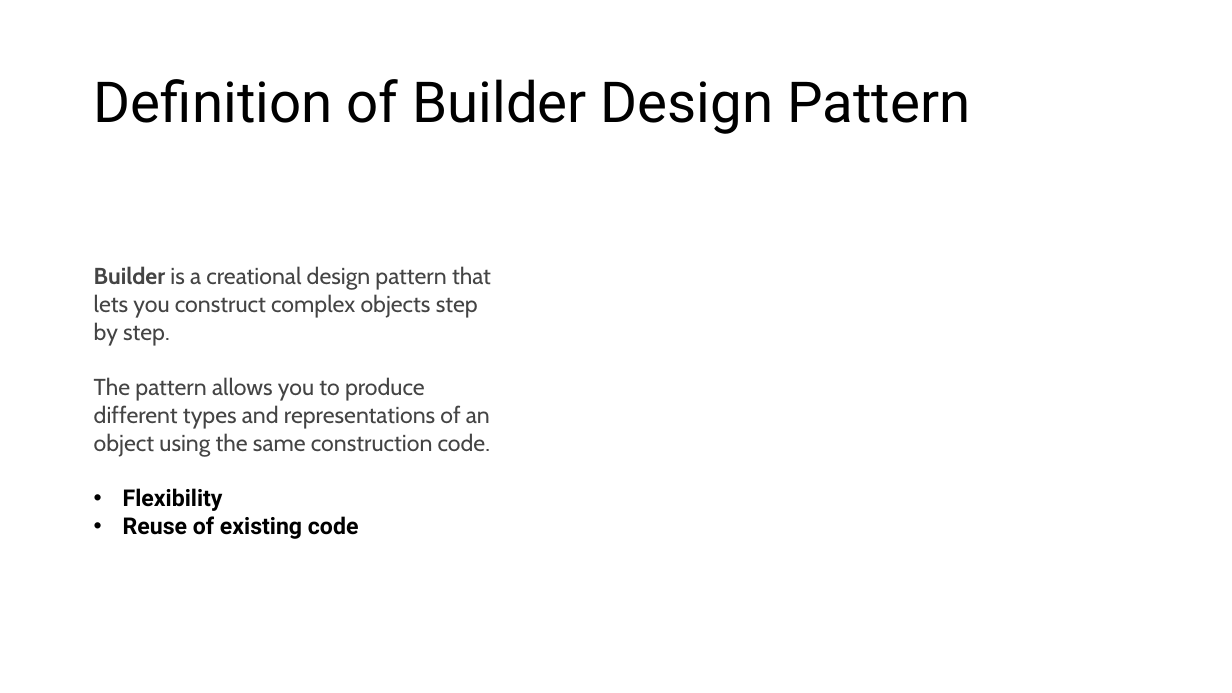
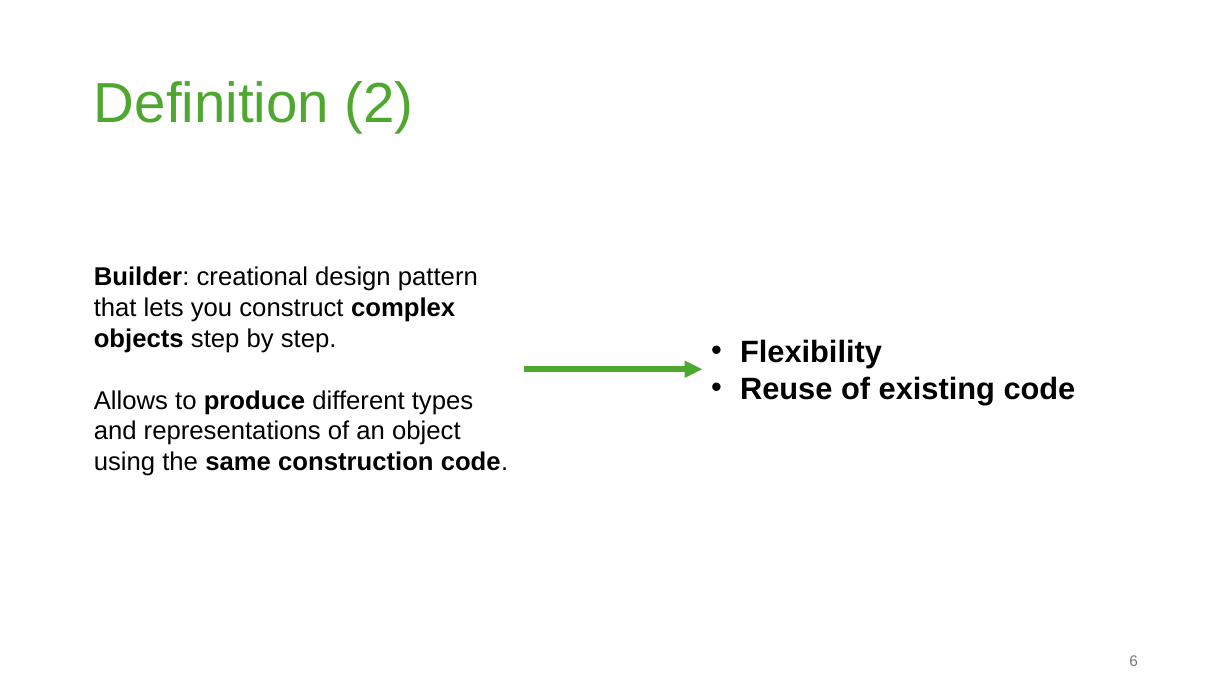
Before and after one commit to yudharisandy/Bootcamp-Formulatrix-CSharp, a slide deck: slide 6 of Day 20/Design Pattern Project/[Yudha] Design Pattern Project.pptx. Drawn at 1232x693 pixels with LibreOffice and Linux fonts; fonts in the diff are those of the drawing. Boxes give left, top, right and bottom in pixels: in the first picture for what was removed or moved away, otherwise in the second. Text is boxed around its words. In the diff, an @@ line names an element or a change of style, - is before the commit and + after.

Commit message:
doc: add design pattern

```diff
--- a/Day 20/Design Pattern Project/[Yudha] Design Pattern Project.pptx
+++ b/Day 20/Design Pattern Project/[Yudha] Design Pattern Project.pptx
@@ title at <box>94,81,414,132</box>: text changed; font Roboto to Arial; text colour #000000 to #4EA72E @@
-Definition of Builder Design Pattern
+Definition (2)
@@ text at <box>94,266,508,476</box>: text changed; size 18 to 20 pt; font Cabin to Arial; text colour #444444 to #000000 @@
-Builder is a creational design pattern that lets you construct complex objects step by step.
-The pattern allows you to produce different types and representations of an object using the same construction code.
-• Flexibility
-• Reuse of existing code
+Builder: creational design pattern that lets you construct complex objects step by step.
+Allows to produce different types and representations of an object using the same construction code.
@@ text added at <box>740,339,1076,405</box>, 24 pt, text #000000, bold @@
+• Flexibility
+• Reuse of existing code
@@ arrow added from (524, 370) to (702, 370), #4EA72E 4.5 pt @@
@@ page number added at <box>1129,655,1138,666</box>, 12 pt, text #797979 @@
+6
```
Also in this commit, not shown: 12 other slides changed, 10 slides added, 2 slides removed, 16 other files.
